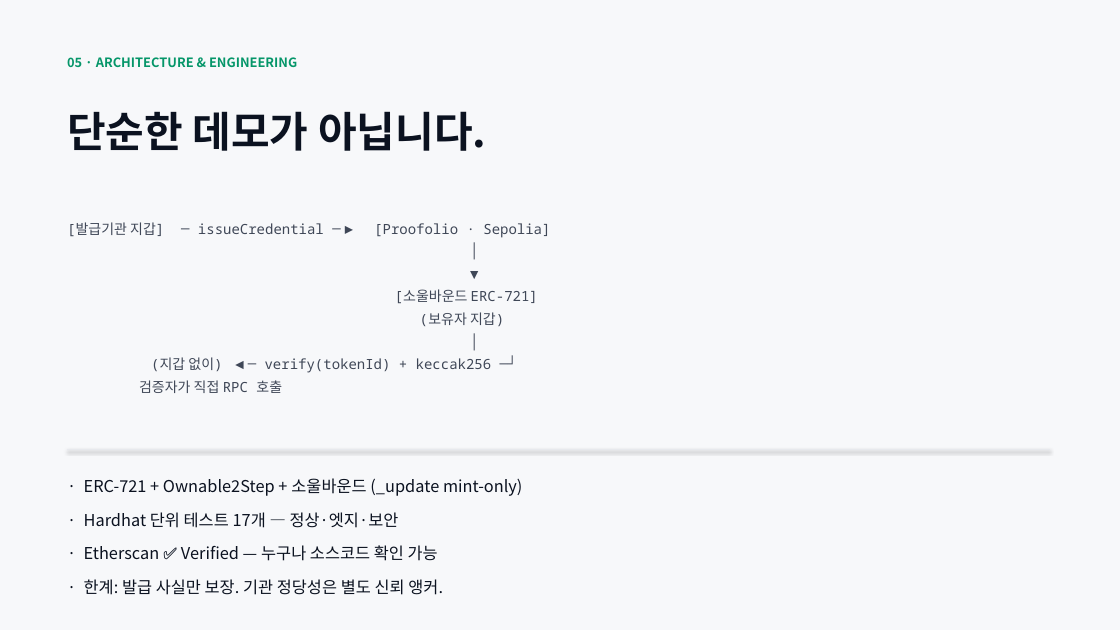
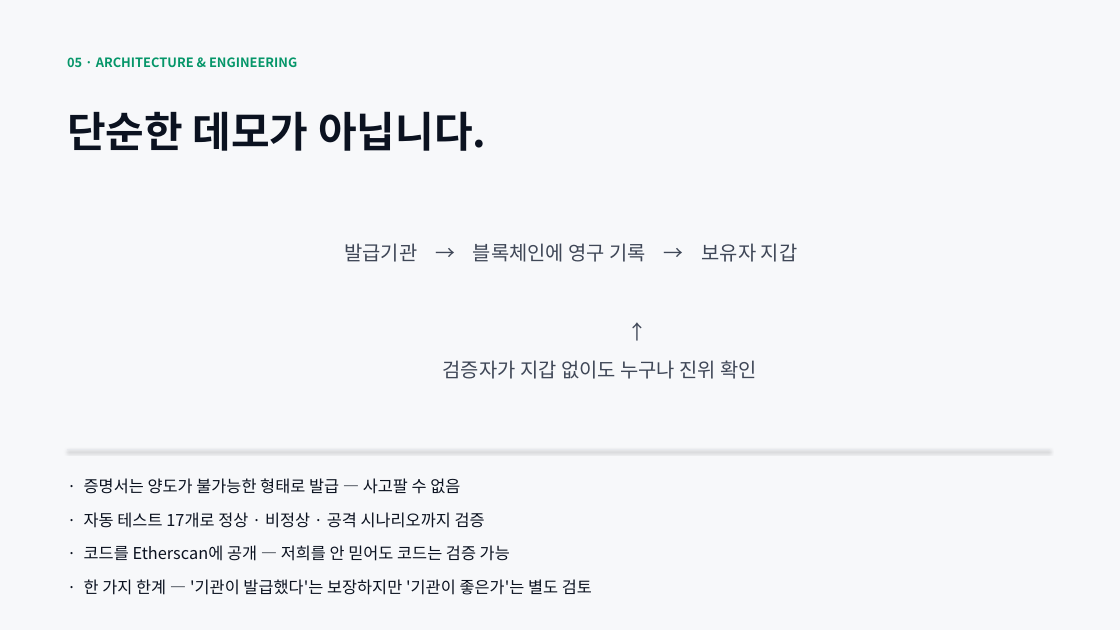
Before and after one commit to geunhoworkspace0916-ops/Proofolio, a slide deck: slide 6 of docs/Proofolio_발표.pptx. Drawn at 1120x630 pixels with LibreOffice and Linux fonts; fonts in the diff are those of the drawing. Boxes give left, top, right and bottom in pixels: in the first picture for what was removed or moved away, otherwise in the second. Text is boxed around its words. In the diff, an @@ line names an element or a change of style, - is before the commit and + after.

Commit message:
docs(deck): plain Korean wording for architecture slide

```diff
--- a/docs/Proofolio_발표.pptx
+++ b/docs/Proofolio_발표.pptx
@@ text at (344,243,798,379): text changed; size 12 to 17 pt; font Noto Sans Mono to Noto Sans CJK KR @@
-[발급기관 지갑] ─ issueCredential ─▶ [Proofolio · Sepolia]
-│
-▼
-[소울바운드 ERC-721]
-(보유자 지갑)
-│
-(지갑 없이) ◀─ verify(tokenId) + keccak256 ─┘
-검증자가 직접 RPC 호출
+발급기관 → 블록체인에 영구 기록 → 보유자 지갑
+↑
+검증자가 지갑 없이도 누구나 진위 확인
@@ text at (84,478,460,494): text changed @@
-· ERC-721 + Ownable2Step + 소울바운드 (_update mint-only)
+· 증명서는 양도가 불가능한 형태로 발급 — 사고팔 수 없음
@@ text at (84,512,485,528): text changed @@
-· Hardhat 단위 테스트 17개 — 정상·엣지·보안
+· 자동 테스트 17개로 정상 · 비정상 · 공격 시나리오까지 검증
@@ text at (84,545,510,561): text changed @@
-· Etherscan ✅ Verified — 누구나 소스코드 확인 가능
+· 코드를 Etherscan에 공개 — 저희를 안 믿어도 코드는 검증 가능
@@ text at (84,579,592,595): text changed @@
-· 한계: 발급 사실만 보장. 기관 정당성은 별도 신뢰 앵커.
+· 한 가지 한계 — '기관이 발급했다'는 보장하지만 '기관이 좋은가'는 별도 검토
```
Also in this commit, not shown: 2 other files.
